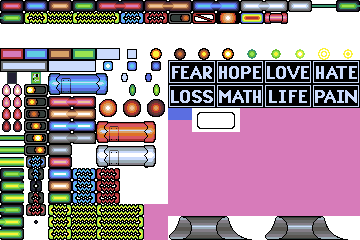
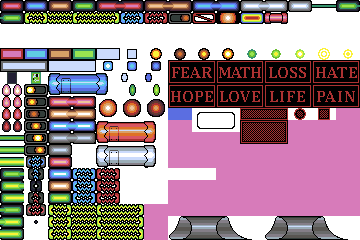
Layered file, before and after one edit (360 x 240). Changes by layer:
added layer "Pasted Layer copy #1" above "Pasted Layer copy" over [168, 61, 359, 180]
painted on "Pasted Layer copy" over [168, 61, 359, 180]
